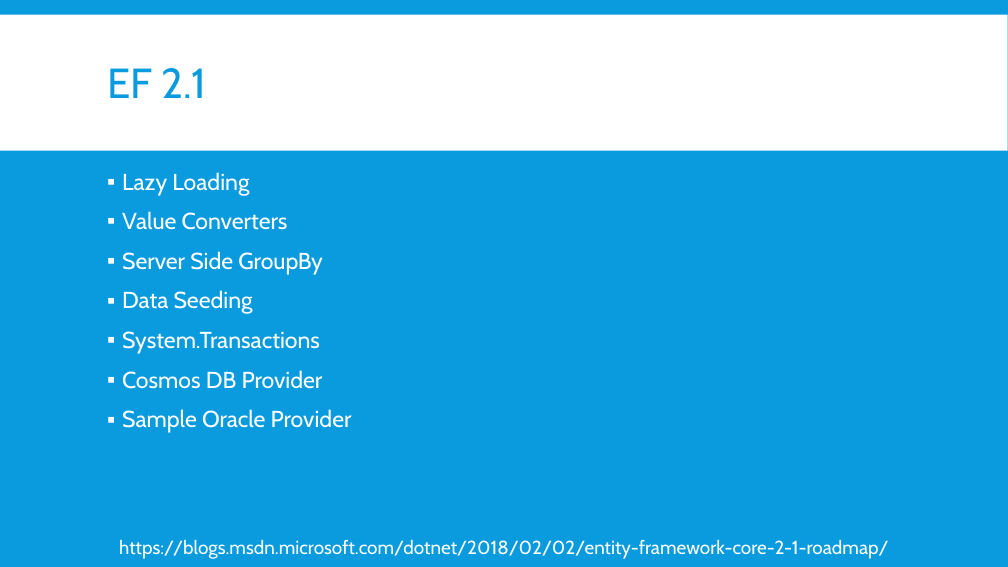
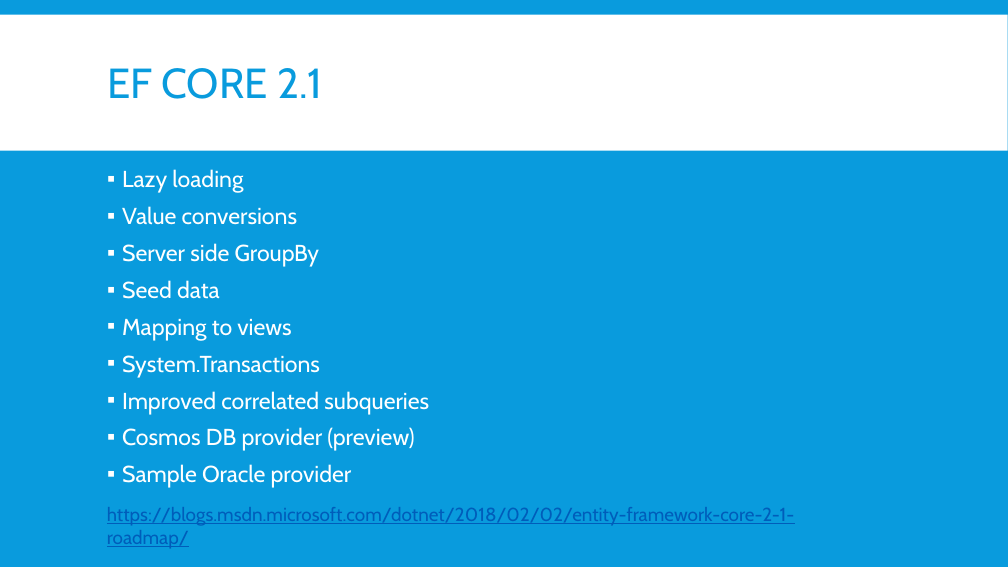
Before and after one commit to jwooley/EfCore, a slide deck: slide 21 of EfCoreGettingStarted.pptx (slide 18 before the commit). Drawn at 1008x567 pixels with LibreOffice and Linux fonts; fonts in the diff are those of the drawing. Boxes give left, top, right and bottom in pixels: in the first picture for what was removed or moved away, otherwise in the second. Text is boxed around its words. In the diff, an @@ line names an element or a change of style, - is before the commit and + after.

Commit message:
slide changes

```diff
--- a/EfCoreGettingStarted.pptx
+++ b/EfCoreGettingStarted.pptx
@@ title at [107,68,322,99]: text changed @@
-EF 2.1
+EF CORE 2.1
@@ text at [122,169,320,341]: text changed @@
-▪ Lazy Loading
-▪ Value Converters
-▪ Server Side GroupBy
-▪ Data Seeding
+▪ Lazy loading
+▪ Value conversions
+▪ Server side GroupBy
+▪ Seed data
+▪ Mapping to views
@@ text at [122,355,320,378]: line spacing 0.9 to 0.8 @@
@@ text at [122,391,429,488]: text changed @@
-▪ Cosmos DB Provider
-▪ Sample Oracle Provider
+▪ Improved correlated subqueries
+▪ Cosmos DB provider (preview)
+▪ Sample Oracle provider
@@ text "https://blogs.msdn.microsoft.com/dotnet/2018/02/02/entity-fr ...": place and size @@
-text "https://blogs.msdn.microsoft.com/dotnet/2018/02/02/entity-fr ..." at [119,539,888,559]
+text "https://blogs.msdn.microsoft.com/dotnet/2018/02/02/entity-fr ..." at [107,507,794,548]
@@ text "https://blogs.msdn.microsoft.com/dotnet/2018/02/02/entity-fr ..." at [107,507,794,548]: text colour #FFFFFF to #005DBA, underline on; alignment centre to left @@
```
Also in this commit, not shown: 3 other slides changed, 3 slides added.
